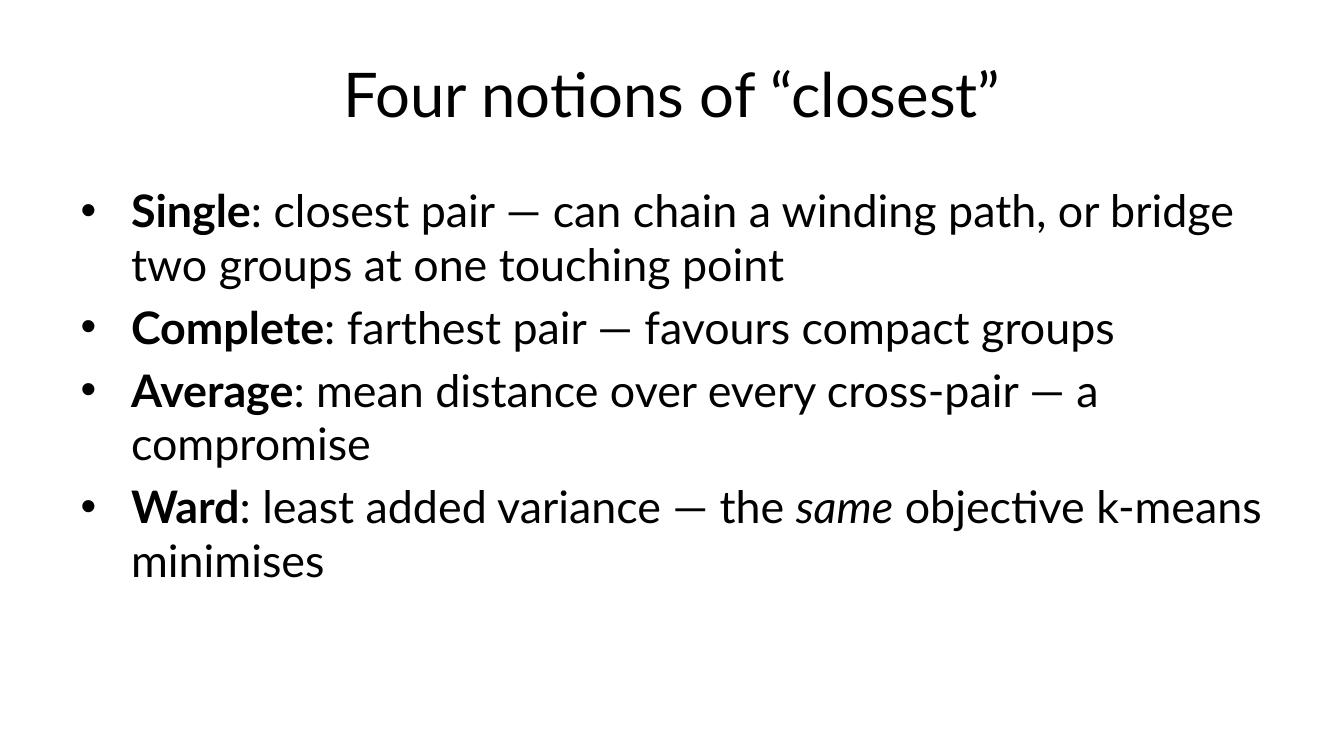
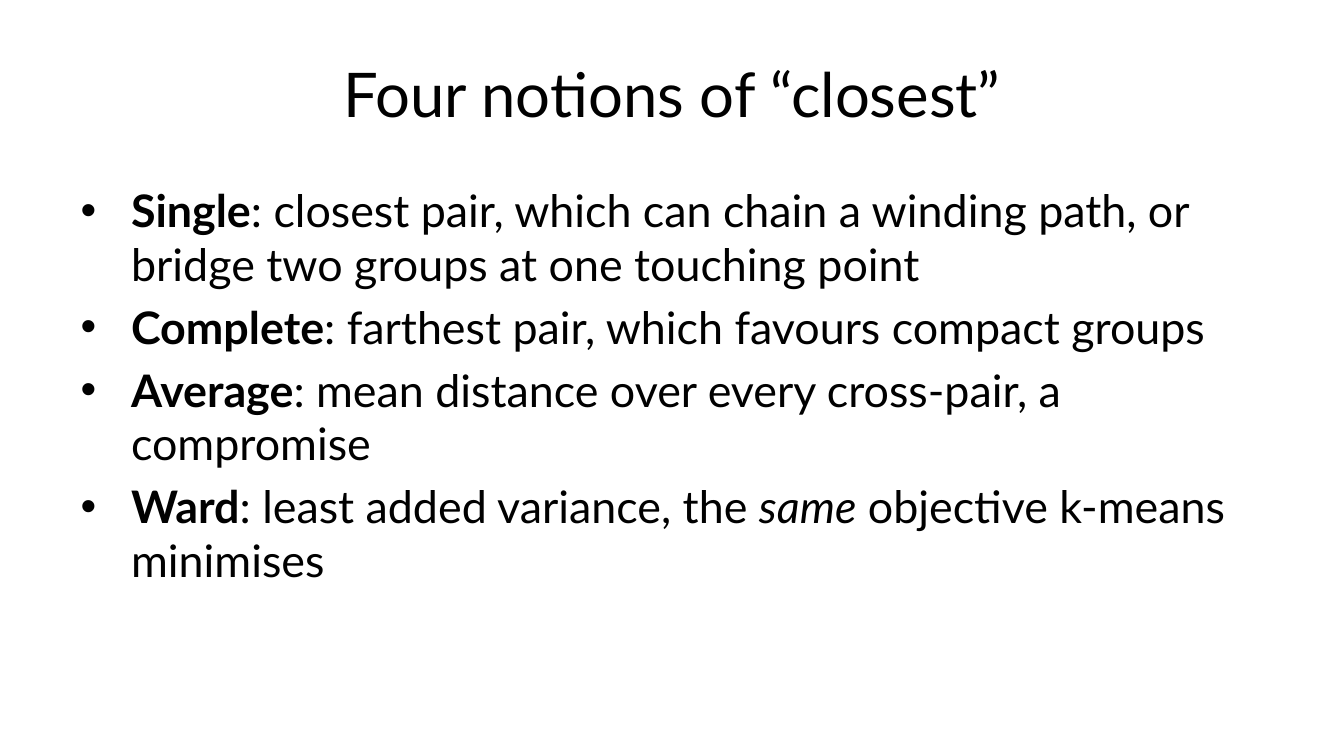
Before and after one commit to fabioantonini/technologies-for-artificial-intelligence, a slide deck: slide 29 of Lessons/08_unsupervised_learning/Slides/unsupervised_learning_slides.pptx. Drawn at 1344x756 pixels with LibreOffice and Linux fonts; fonts in the diff are those of the drawing; background and template pictures are left out. Boxes give left, top, right and bottom in pixels: in the first picture for what was removed or moved away, otherwise in the second. Text is boxed around its words. In the diff, an @@ line names an element or a change of style, - is before the commit and + after.

```diff
--- a/Lessons/08_unsupervised_learning/Slides/unsupervised_learning_slides.pptx
+++ b/Lessons/08_unsupervised_learning/Slides/unsupervised_learning_slides.pptx
@@ text at [131, 193, 1225, 578]: text changed @@
-• Single: closest pair — can chain a winding path, or bridge two groups at one touching point
-• Complete: farthest pair — favours compact groups
-• Average: mean distance over every cross-pair — a compromise
-• Ward: least added variance — the same objective k-means minimises
+• Single: closest pair, which can chain a winding path, or bridge two groups at one touching point
+• Complete: farthest pair, which favours compact groups
+• Average: mean distance over every cross-pair, a compromise
+• Ward: least added variance, the same objective k-means minimises
```
Also in this commit, not shown: 33 other slides changed, 27 other files.
